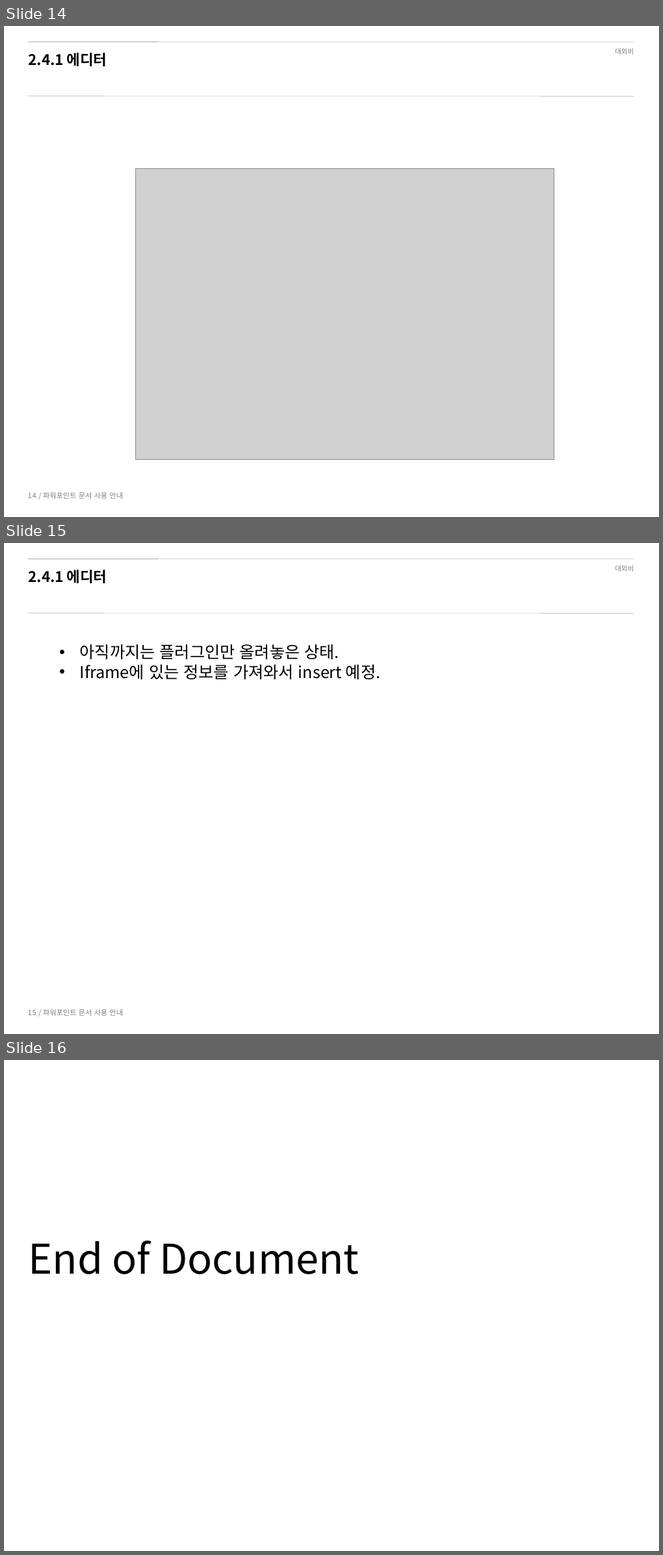
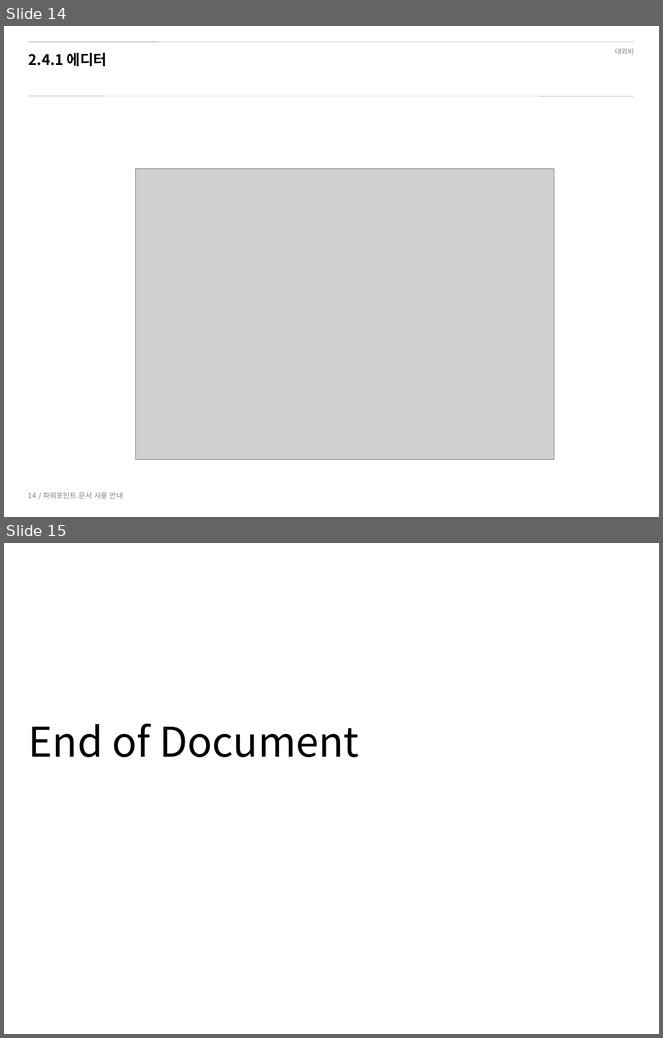
Before and after one commit to Myeongjoon/NaverCaffeBoard, a slide deck: doc/게시판 프로젝트 1차 - 김명준.pptx. Shown one above the other, each under a label of ours: slides 14, 15 and 16 before the commit, slides 14 and 15 after it. The pictures are 663x1555 and 663x1038 pixels, drawn with LibreOffice and Linux fonts; fonts in the diff are those of the drawing; grey boxes stand for pictures; background and template pictures are left out. Boxes give left, top, right and bottom in pixels: in the first picture for what was removed or moved away, otherwise in the second. Text is boxed around its words. In the diff, an @@ line names an element or a change of style, - is before the commit and + after.

```diff
--- a/doc/게시판 프로젝트 1차 - 김명준.pptx
+++ b/doc/게시판 프로젝트 1차 - 김명준.pptx
@@ slide 15 removed at bbox=[4, 543, 659, 1034], background #FFFFFF; not listed: 4 template elements that a slide beside it also shows @@
@@ title removed at bbox=[29, 570, 107, 583] @@
-2.4.1 에디터
@@ text removed at bbox=[80, 644, 380, 679] @@
-• 아직까지는 플러그인만 올려놓은 상태.
-• Iframe에 있는 정보를 가져와서 insert 예정.
@@ what was slide 16 is now slide 15 @@
```
Also in this commit, not shown: 35 other files.
